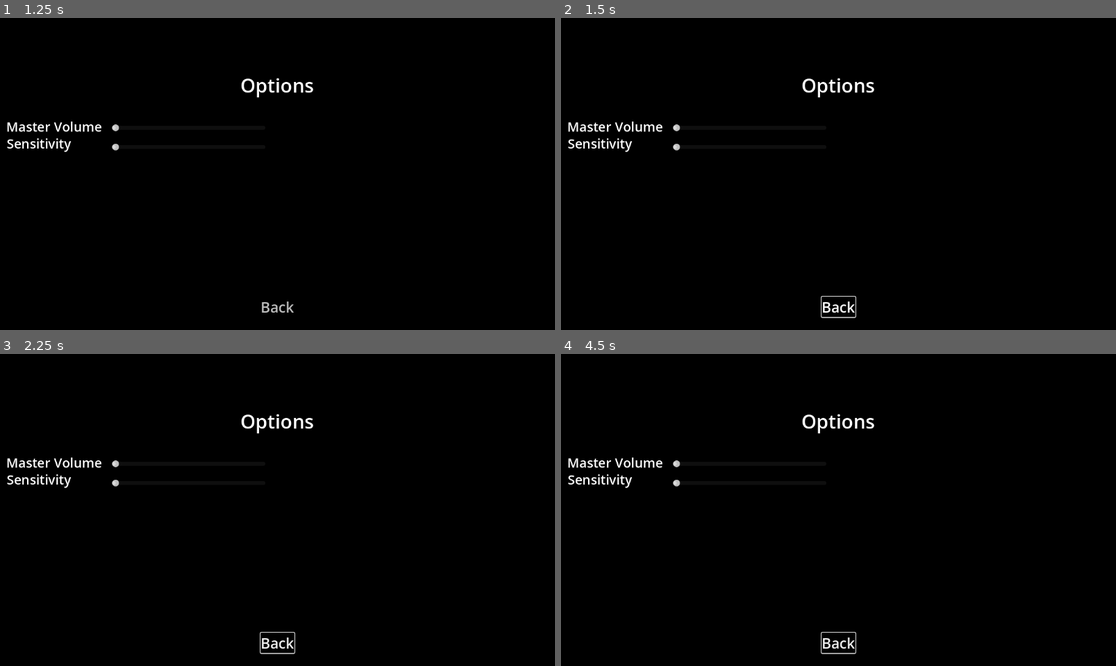
Above: before the commit, frames 1-4 (two rows, left to right).
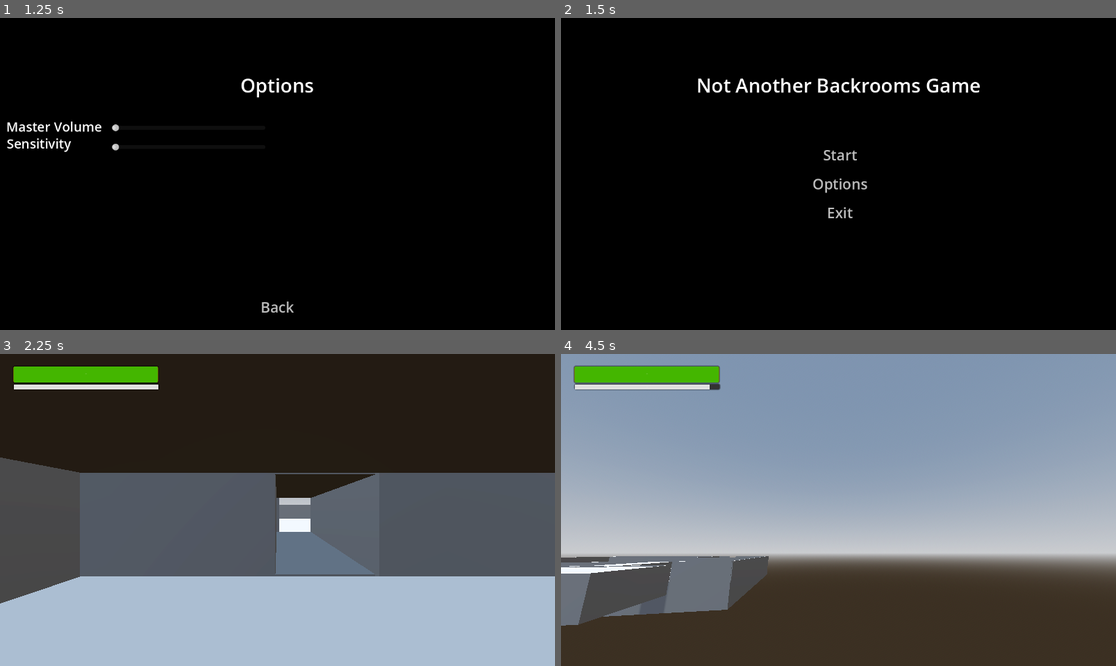
Above: after the commit, the same moments.

Repository: aaronm94/NABG_godot
Game: Godot game, scene res://scenes/ui/main_menu/main_menu.tscn
Two runs of this game, one before a commit and one after it. Both use one fixed random seed, a clock stepped at 60 frames per second and the inputs below. Before the commit the project starts from res://scenes/ui/MainMenu/mainmenu.tscn.
Inputs (mouse positions are in pixels of both pictures, inside the frame that each line leads up to):
- Up to frame 1 (1.25 s): click "Options" at 0.5 s
- Up to frame 2 (1.5 s): click "Back" at 1.25 s
- Up to frame 3 (2.25 s): click (277, 491) at 2 s, where only the run after the commit has a clickable "Start"
- Up to frame 4 (4.5 s): move the mouse to (960, 494) at 2.77 s; hold D (move_right, bound only after the commit) 2.78-3.53 s; hold Shift (sprint, bound only after the commit) 2.78-3.53 s; click (960, 494) at 2.92 s; move the mouse to (727, 525) at 3.52 s; hold S (move_back, bound only after the commit) 3.53-4.28 s; tap F (freefly, bound only after the commit) at 3.6 s; click (727, 525) at 3.67 s; tap Shift (sprint, bound only after the commit) at 3.8 s; move the mouse to (894, 441) at 4.27 s; hold D (move_right, bound only after the commit) from 4.28 s (still down); hold Shift (sprint, bound only after the commit) from 4.28 s (still down); click (894, 441) at 4.42 s

Frame 1 is identical in both runs. In frame 2, 2.1% of the frame differs, in the area x 1-76%, y 19-97%; in frame 3, 99%; in frame 4, 100%, in the area x 0-100%, y 0-100%.

Commit message:
Refactor UI and pause system, reorganize scenes
Replaces old HUD and pause menu scripts with new modular versions under scenes/ui, updating scene references and signals accordingly. Removes obsolete scripts and nodes, consolidates player resource and stamina logic into the new HUD, and centralizes pause management in GameState. Also reorganizes environment and UI assets into subfolders for better project structure.

Diff:
--- a/3d_level.gd
+++ /dev/null
@@ -1,18 +0,0 @@
-extends Node3D
-
-var paused = false
-signal paused_changed(value: bool)
-
-func _ready() -> void:
-	paused_changed.connect(_on_paused_changed)
-
-func _on_paused_changed(paused: bool) -> void:
-	if paused:
-		Engine.time_scale = 0
-	else:
-		Engine.time_scale = 1
-
-func _input(event):
-	if event.is_action_pressed("Pause"):
-		paused = !paused
-		emit_signal("paused_changed", paused)
--- a/autoload/game_state.gd
+++ b/autoload/game_state.gd
@@ -1,5 +1,11 @@
 # autoload/game_state.gd
 extends Node
+
+	# Keep receiving input whether paused or not
+func _ready() -> void:
+    process_mode = Node.PROCESS_MODE_ALWAYS
+
+# ---- Mouse Capture Management ----
 
 # Request mouse capture on next scene change (one-shot)
 func request_capture_on_next_scene() -> void:
@@ -11,6 +17,29 @@
     # Wait one frame to ensure the new scene is fully rendered, then capture the mouse
     await get_tree().process_frame
     Input.set_mouse_mode(Input.MOUSE_MODE_CAPTURED)
+
+# ---- Global Pause Management ----
+
+signal paused_changed(paused: bool)
+
+func toggle_pause() -> void:
+    set_paused(!get_tree().paused)
+
+func set_paused(p: bool) -> void:
+    if get_tree().paused == p:
+        return
+    get_tree().paused = p
+
+    # Cursor visibility/capture
+    Input.set_mouse_mode(Input.MOUSE_MODE_VISIBLE if p else Input.MOUSE_MODE_CAPTURED)
+    paused_changed.emit(p)
+
+func _unhandled_input(event: InputEvent) -> void:
+    # No InputMap: catch ESC directly
+    if event is InputEventKey and event.pressed and event.keycode == KEY_ESCAPE:
+        toggle_pause()
+
+# ---- Player Respawn Management ----
 
 # Stores a tranform you can respawn from (set by checkpoints OR start point)
 var respawn_transform: Transform3D
@@ -36,7 +65,6 @@
     if not player:
         get_tree().call_deferred("reload_current_scene")
         return
-
     # Do transform/velocity changes outside the physics callback as well
     player.set_deferred("global_transform", respawn_transform)
     if "velocity" in player:
@@ -47,5 +75,4 @@
     # OPTIONAL: Emit a signal for UI updates or sound effects
 
 func _get_player() -> Node3D:
-    var list := get_tree().get_nodes_in_group(PLAYER_GROUP)
-    return list[0] if list.size() > 0 else null
+    return get_tree().get_first_node_in_group(PLAYER_GROUP)
--- a/autoload/scene_loader.gd
+++ /dev/null
@@ -1 +0,0 @@
-extends Node
--- a/node.gd
+++ /dev/null
@@ -1,13 +0,0 @@
-extends Node
-
-
-@onready var player = $"../Player"
-
-func _ready() -> void:
-	timeout.connect(_on_timeout)
-
-func _on_timeout() -> void:
-	if player.stats.is_running():
-		player.stats.increment_stamina(-30)
-	else:
-		player.stats.increment_stamina(1)
--- a/node_3d.tscn
+++ /dev/null
@@ -1,3 +0,0 @@
-[gd_scene format=3 uid="uid://dlpm4w3jpy3xs"]
-
-[node name="Node3D" type="Node3D"]
--- a/pause_menu.gd
+++ /dev/null
@@ -1,26 +0,0 @@
-extends CanvasLayer
-
-#https://www.youtube.com/watch?v=JEQR4ALlwVU
-
-@onready var main = $".."
-
-
-func _ready() -> void:
-	hide()
-	main.paused_changed.connect(_on_paused_changed)
-
-func _on_paused_changed(paused: bool) -> void:
-	if paused:
-		show()
-	else:
-		hide()
-
-
-func _on_resume_pressed() -> void:
-	var ev := InputEventAction.new()
-	ev.action = "Pause"
-	ev.pressed = true
-	Input.parse_input_event(ev)
-
-func _on_quit_pressed() -> void:
-	get_tree().quit()
--- a/player_resources.gd
+++ /dev/null
@@ -1,16 +0,0 @@
-extends Control
-
-
-
-@onready var player = $"../../Player"
-@onready var stamina_bar = $"Stamina Bar"
-@onready var health_bar = $"Health Bar"
-
-func _ready() -> void:
-	player.chara.stamina_changed.connect(_on_stamina_changed)
-	player.chara.health_changed.connect(_on_health_changed)
-
-func _on_stamina_changed(new_value: float) -> void:
-	stamina_bar.value = new_value
-func _on_health_changed(new_value: int) ->void:
-	health_bar.value = new_value
--- a/scenes/actors/proto_controller.gd
+++ b/scenes/actors/proto_controller.gd
@@ -5,6 +5,15 @@
 # Zero setup: actions are created at runtime.
 
 extends CharacterBody3D
+
+# ---- Player Resources ----
+signal stamina_changed(new_value: float)
+# signal health_changed(new_value: int)
+
+@export var max_stamina := 100.0
+@export var max_health := 100.0
+var stamina := 100.0
+var health := 100.0
 
 # ---- Toggles ----
 @export var can_move := true
@@ -44,14 +53,10 @@
 	g_vec = Vector3.DOWN * g_value
 	look_rotation = Vector2(head.rotation.x, rotation.y) # (x=pitch, y=yaw)
 	Input.set_mouse_mode(Input.MOUSE_MODE_CAPTURED)
+	stamina_changed.emit(stamina)
+	#health_changed.emit(health)
 
 func _unhandled_input(event: InputEvent) -> void:
-	# Capture / release mouse
-	if event is InputEventMouseButton and event.button_index == MOUSE_BUTTON_LEFT and event.pressed:
-		Input.set_mouse_mode(Input.MOUSE_MODE_CAPTURED)
-	if event is InputEventKey and event.keycode == KEY_ESCAPE and event.pressed:
-		Input.set_mouse_mode(Input.MOUSE_MODE_VISIBLE)
-
 	# Look
 	if Input.get_mouse_mode() == Input.MOUSE_MODE_CAPTURED and event is InputEventMouseMotion:
 		rotate_look(event.relative)
@@ -61,6 +66,14 @@
 		_set_freefly(not freeflying)
 
 func _physics_process(delta: float) -> void:
+	# Example stamina drain/regeneration logic
+	if Input.is_action_pressed("sprint"):
+		stamina = max(stamina - 10 * delta, 0)
+		emit_signal("stamina_changed", stamina)
+	else:
+		stamina = min(stamina + 5 * delta, 100)
+		emit_signal("stamina_changed", stamina)
+
 	# Freefly (noclip)
 	if can_freefly and freeflying:
 		var fly := Input.get_vector(ACT_LEFT, ACT_RIGHT, ACT_FORWARD, ACT_BACK)
--- a/scenes/environments/first_floor.tscn
+++ b/scenes/environments/first_floor.tscn
@@ -1,8 +1,10 @@
-[gd_scene load_steps=7 format=3 uid="uid://bgiaye6ylw3wf"]
+[gd_scene load_steps=9 format=3 uid="uid://bgiaye6ylw3wf"]
 
-[ext_resource type="PackedScene" uid="uid://dr7jbokfssx44" path="res://scenes/environments/starting_room.tscn" id="1_4et8e"]
+[ext_resource type="PackedScene" uid="uid://dr7jbokfssx44" path="res://scenes/environments/rooms/starting_room.tscn" id="1_4et8e"]
 [ext_resource type="PackedScene" uid="uid://bs72ogkvdd7d6" path="res://scenes/actors/proto_controller.tscn" id="2_2ymu8"]
-[ext_resource type="PackedScene" uid="uid://cyn4ifi3wx6md" path="res://scenes/environments/room1.tscn" id="3_vt40n"]
+[ext_resource type="PackedScene" uid="uid://cyn4ifi3wx6md" path="res://scenes/environments/rooms/room1.tscn" id="3_vt40n"]
+[ext_resource type="PackedScene" uid="uid://cfif8snkau54j" path="res://scenes/ui/hud/hud.tscn" id="4_2ymu8"]
+[ext_resource type="PackedScene" uid="uid://ddlr3xlubnwno" path="res://scenes/ui/pause_menu/pause_menu.tscn" id="6_s4udc"]
 
 [sub_resource type="ProceduralSkyMaterial" id="ProceduralSkyMaterial_kfcwk"]
 sky_horizon_color = Color(0.66224277, 0.6717428, 0.6867428, 1)
@@ -33,3 +35,7 @@
 transform = Transform3D(1, 0, 0, 0, 1, 0, 0, 0, 1, 14.6, 0, 40.100002)
 
 [node name="room1" parent="." instance=ExtResource("3_vt40n")]
+
+[node name="hud" parent="." instance=ExtResource("4_2ymu8")]
+
+[node name="pause_menu" parent="." instance=ExtResource("6_s4udc")]
--- /dev/null
+++ b/scenes/ui/hud/hud.gd
@@ -0,0 +1,33 @@
+extends CanvasLayer
+
+@onready var stamina_bar: ProgressBar = $"Player Resources/Stamina Bar"
+@onready var health_bar: ProgressBar = $"Player Resources/Health Bar"
+
+func _ready() -> void:
+	$"Player Resources".visible = true # ensure it draws
+
+	var player := get_tree().get_first_node_in_group("player")
+	if player:
+		if player.has_signal("stamina_changed"):
+			player.stamina_changed.connect(_on_stamina_changed)
+		if player.has_signal("health_changed"):
+			player.health_changed.connect(_on_health_changed)
+
+		if "stamina" in player and "max_stamina" in player:
+			_set_bar(stamina_bar, float(player.stamina), float(player.max_stamina))
+		if "health" in player and "max_health" in player:
+			_set_bar(health_bar, float(player.health), float(player.max_health))
+	else:
+		_set_bar(stamina_bar, 75.0, 100.0)
+		_set_bar(health_bar, 100.0, 100.0)
+
+func _on_stamina_changed(v: float) -> void:
+	_set_bar(stamina_bar, v, stamina_bar.max_value)
+
+func _on_health_changed(v: float) -> void:
+	_set_bar(health_bar, v, health_bar.max_value)
+
+func _set_bar(bar: ProgressBar, value: float, max_value: float) -> void:
+	bar.min_value = 0.0
+	bar.max_value = max_value
+	bar.value = clamp(value, bar.min_value, bar.max_value)
--- /dev/null
+++ b/scenes/ui/hud/hud.tscn
@@ -0,0 +1,70 @@
+[gd_scene load_steps=6 format=3 uid="uid://cfif8snkau54j"]
+
+[ext_resource type="Script" uid="uid://b4bxsuocgk8ee" path="res://scenes/ui/hud/hud.gd" id="1_bngdn"]
+
+[sub_resource type="StyleBoxFlat" id="StyleBoxFlat_kfcwk"]
+bg_color = Color(0.9662463, 0.040952764, 1.347661e-06, 1)
+border_color = Color(0.5294118, 0, 0, 1)
+corner_radius_top_left = 3
+corner_radius_top_right = 3
+corner_radius_bottom_right = 3
+corner_radius_bottom_left = 3
+expand_margin_bottom = 3.0
+shadow_size = 3
+
+[sub_resource type="StyleBoxFlat" id="StyleBoxFlat_wvy5o"]
+bg_color = Color(0.267754, 0.71278197, 0, 1)
+corner_radius_top_left = 3
+corner_radius_top_right = 3
+corner_radius_bottom_right = 3
+corner_radius_bottom_left = 3
+expand_margin_bottom = 3.0
+
+[sub_resource type="StyleBoxFlat" id="StyleBoxFlat_d84xi"]
+bg_color = Color(0.2, 0.2, 0.2, 1)
+corner_radius_top_left = 3
+corner_radius_top_right = 3
+corner_radius_bottom_right = 3
+corner_radius_bottom_left = 3
+shadow_size = 3
+
+[sub_resource type="StyleBoxFlat" id="StyleBoxFlat_ra883"]
+bg_color = Color(0.8784314, 0.8784314, 0.8784314, 1)
+
+[node name="hud" type="CanvasLayer"]
+script = ExtResource("1_bngdn")
+
+[node name="Player Resources" type="Control" parent="."]
+top_level = true
+layout_mode = 3
+anchors_preset = 15
+anchor_right = 1.0
+anchor_bottom = 1.0
+offset_left = 2.0
+offset_top = 2.0
+offset_right = 2.0
+offset_bottom = 2.0
+grow_horizontal = 2
+grow_vertical = 2
+
+[node name="Health Bar" type="ProgressBar" parent="Player Resources"]
+layout_mode = 0
+offset_left = 26.0
+offset_top = 24.0
+offset_right = 326.0
+offset_bottom = 54.0
+theme_override_font_sizes/font_size = 1
+theme_override_styles/background = SubResource("StyleBoxFlat_kfcwk")
+theme_override_styles/fill = SubResource("StyleBoxFlat_wvy5o")
+value = 50.0
+
+[node name="Stamina Bar" type="ProgressBar" parent="Player Resources"]
+layout_mode = 0
+offset_left = 27.0
+offset_top = 61.0
+offset_right = 327.0
+offset_bottom = 71.0
+theme_override_font_sizes/font_size = 1
+theme_override_styles/background = SubResource("StyleBoxFlat_d84xi")
+theme_override_styles/fill = SubResource("StyleBoxFlat_ra883")
+value = 50.0
--- a/scenes/ui/MainMenu/mainmenu.gd
+++ b/scenes/ui/main_menu/main_menu.gd
@@ -1,6 +1,5 @@
 # mainmenu.gd
 extends Control
-
 
 func startbutton_pressed():
 	# Capture after the next scene is active
@@ -11,7 +10,6 @@
 	pass # Replace with function body.
 	get_tree().quit()
 
-
 func options_pressed():
 	pass # Replace with function body.
-	get_tree().change_scene_to_file("res://scenes/ui/MainMenu/options.tscn")
+	get_tree().change_scene_to_file("res://scenes/ui/main_menu/options.tscn")
--- a/scenes/ui/MainMenu/mainmenu.tscn
+++ b/scenes/ui/main_menu/main_menu.tscn
@@ -1,7 +1,7 @@
 [gd_scene load_steps=4 format=3 uid="uid://xausg38qpt1e"]
 
-[ext_resource type="Script" uid="uid://bs50gitvun2pk" path="res://scenes/ui/MainMenu/mainmenu.gd" id="1_3fbfh"]
-[ext_resource type="AudioStream" uid="uid://0xwiu8vhk0mc" path="res://scenes/ui/MainMenu/bgmusic.mp3" id="2_1bclm"]
+[ext_resource type="Script" uid="uid://qwbc1kgum6bl" path="res://scenes/ui/main_menu/main_menu.gd" id="1_3fbfh"]
+[ext_resource type="AudioStream" uid="uid://0xwiu8vhk0mc" path="res://scenes/ui/main_menu/bgmusic.mp3" id="2_1bclm"]
 
 [sub_resource type="StyleBoxFlat" id="StyleBoxFlat_loy4s"]
 bg_color = Color(0, 0, 0, 1)
@@ -11,7 +11,7 @@
 corner_radius_bottom_left = 20
 shadow_size = 1
 
-[node name="Mainmenu" type="Control"]
+[node name="main_menu" type="Control"]
 layout_mode = 3
 anchors_preset = 15
 anchor_right = 1.0
--- a/scenes/ui/MainMenu/options.gd
+++ b/scenes/ui/main_menu/options.gd
@@ -3,4 +3,4 @@
 
 func back_button_pressed():
 	pass # Replace with function body.
-	get_tree().change_scene_to_file("res://MainMenu/mainmenu.tscn")
+	get_tree().change_scene_to_file("res://scenes/ui/main_menu/main_menu.tscn")
--- a/scenes/ui/MainMenu/options.tscn
+++ b/scenes/ui/main_menu/options.tscn
@@ -1,7 +1,7 @@
 [gd_scene load_steps=4 format=3 uid="uid://bfpoioinn4gfs"]
 
-[ext_resource type="Script" uid="uid://rwitqx83rybw" path="res://MainMenu/options.gd" id="1_f6vn7"]
-[ext_resource type="Script" uid="uid://dnca20byadg8f" path="res://MainMenu/master_slider.gd" id="2_fsaj3"]
+[ext_resource type="Script" uid="uid://rwitqx83rybw" path="res://scenes/ui/main_menu/options.gd" id="1_f6vn7"]
+[ext_resource type="Script" uid="uid://dnca20byadg8f" path="res://scenes/ui/main_menu/master_slider.gd" id="2_fsaj3"]
 
 [sub_resource type="StyleBoxFlat" id="StyleBoxFlat_se8ut"]
 bg_color = Color(0, 0, 0, 1)
--- /dev/null
+++ b/scenes/ui/pause_menu/pause_menu.gd
@@ -0,0 +1,18 @@
+# /ui/pause_menu/pause_menu.gd
+# Adapted from https://www.youtube.com/watch?v=JEQR4ALlwVU
+extends CanvasLayer
+
+func _ready() -> void:
+	process_mode = Node.PROCESS_MODE_WHEN_PAUSED
+	hide()
+	GameState.paused_changed.connect(_on_paused_changed)
+
+func _on_paused_changed(paused: bool) -> void:
+	visible = paused
+
+func _on_resume_pressed() -> void:
+	GameState.set_paused(false)
+
+func _on_quit_pressed() -> void:
+	GameState.set_paused(false)
+	get_tree().quit()
--- /dev/null
+++ b/scenes/ui/pause_menu/pause_menu.tscn
@@ -0,0 +1,36 @@
+[gd_scene load_steps=2 format=3 uid="uid://ddlr3xlubnwno"]
+
+[ext_resource type="Script" uid="uid://djcwunp8bqpa8" path="res://scenes/ui/pause_menu/pause_menu.gd" id="1_6tw0m"]
+
+[node name="pause_menu" type="CanvasLayer"]
+script = ExtResource("1_6tw0m")
+
+[node name="Control" type="Control" parent="."]
+layout_mode = 3
+anchors_preset = 15
+anchor_right = 1.0
+anchor_bottom = 1.0
+grow_horizontal = 2
+grow_vertical = 2
+
+[node name="MarginContainer" type="MarginContainer" parent="Control"]
+z_index = 100
+layout_mode = 0
+offset_left = 384.0
+offset_top = 128.0
+offset_right = 768.0
+offset_bottom = 400.0
+
+[node name="VBoxContainer" type="VBoxContainer" parent="Control/MarginContainer"]
+layout_mode = 2
+
+[node name="Resume" type="Button" parent="Control/MarginContainer/VBoxContainer"]
+layout_mode = 2
+text = "Resume"
+
+[node name="Quit" type="Button" parent="Control/MarginContainer/VBoxContainer"]
+layout_mode = 2
+text = "Quit"
+
+[connection signal="pressed" from="Control/MarginContainer/VBoxContainer/Resume" to="." method="_on_resume_pressed"]
+[connection signal="pressed" from="Control/MarginContainer/VBoxContainer/Quit" to="." method="_on_quit_pressed"]
--- a/stamina_bar.gd
+++ /dev/null
@@ -1 +0,0 @@
-extends TextureProgressBar
--- a/timer.gd
+++ /dev/null
@@ -1,13 +0,0 @@
-extends Timer
-
-
-@onready var player = $".."
-
-func _ready() -> void:
-	timeout.connect(_on_timeout)
-
-func _on_timeout() -> void:
-	if player.stats.is_running():
-		player.stats.increment_stamina(-30)
-	else:
-		player.stats.increment_stamina(1)
Not shown, removed: 3d_level.gd.uid
Not shown, removed: autoload/scene_loader.gd.uid
Not shown, removed: node.gd.uid
Renamed: scenes/environments/room1.tscn -> scenes/environments/rooms/room1.tscn
Renamed: scenes/environments/starting_room.tscn -> scenes/environments/rooms/starting_room.tscn
Not shown, removed: scenes/ui/MainMenu/bgmusic.mp3.import
Not shown, removed: scenes/ui/MainMenu/mainmenu.gd.uid
Renamed: player_resources.gd.uid -> scenes/ui/hud/hud.gd.uid
Not shown, added: scenes/ui/main_menu/bgmusic.mp3.import
Not shown, added: scenes/ui/main_menu/main_menu.gd.uid
Renamed: scenes/ui/MainMenu/master_slider.gd -> scenes/ui/main_menu/master_slider.gd
Renamed: scenes/ui/MainMenu/master_slider.gd.uid -> scenes/ui/main_menu/master_slider.gd.uid
(and 5 more such lines)
